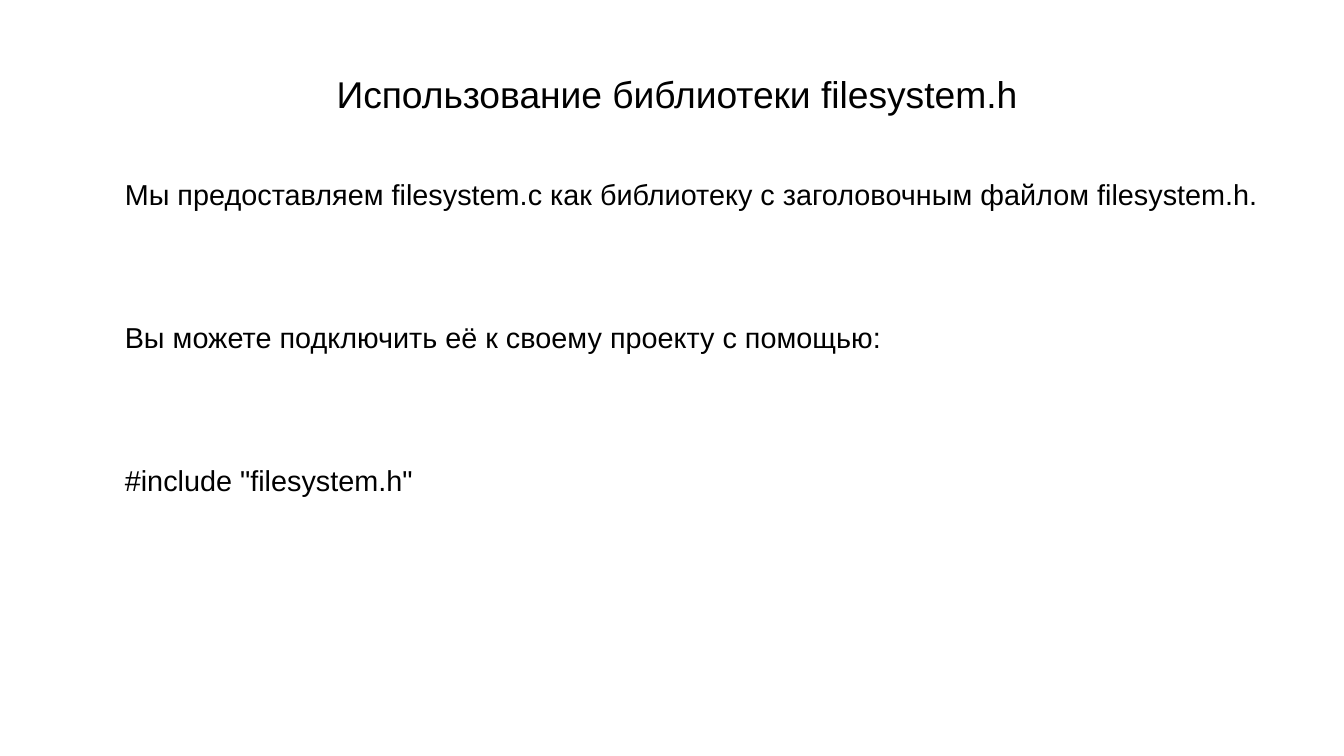
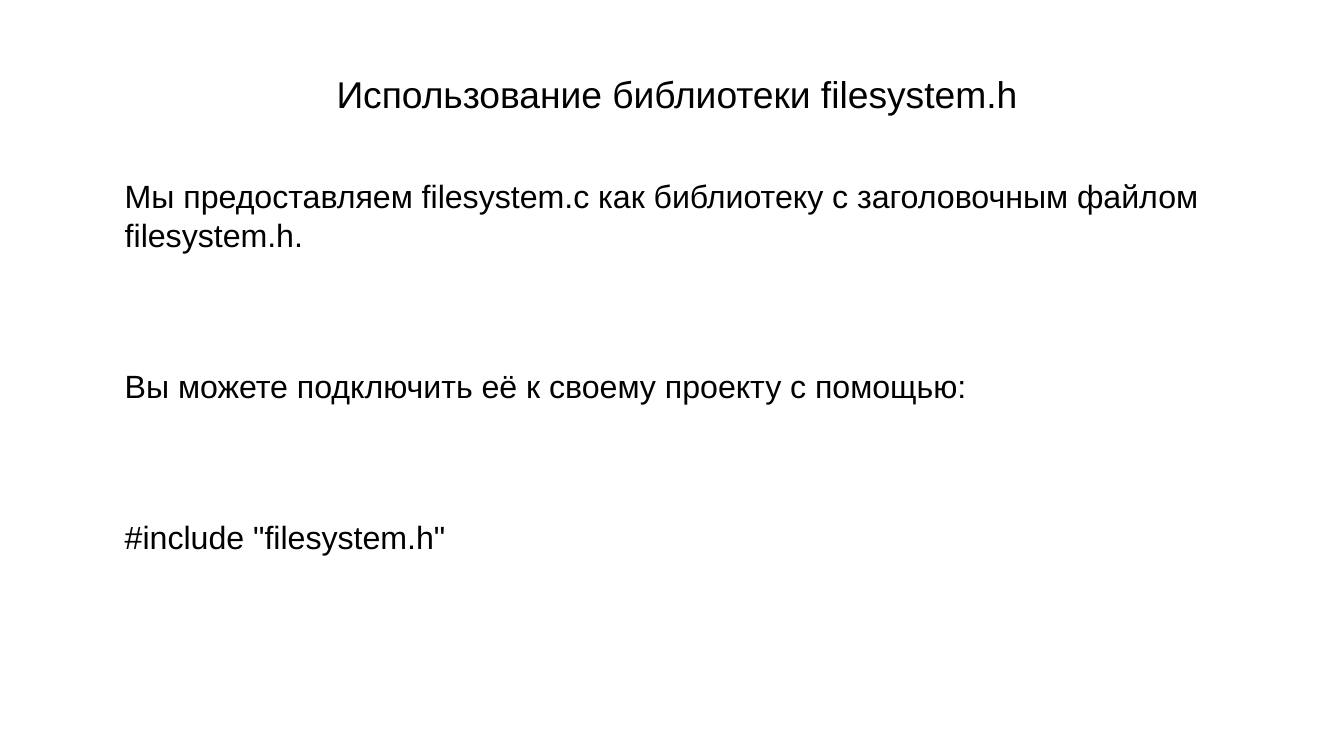
Before and after one commit to Cordisss/FileSystem, a slide deck: slide 4 of Presentation.odp. Drawn at 1344x756 pixels with LibreOffice and Linux fonts; fonts in the diff are those of the drawing; background and template pictures are left out. Boxes give left, top, right and bottom in pixels: in the first picture for what was removed or moved away, otherwise in the second. Text is boxed around its words. In the diff, an @@ line names an element or a change of style, - is before the commit and + after.

```diff
--- a/Presentation.odp
+++ b/Presentation.odp
@@ text "Мы предоставляем filesystem.c как библиотеку ..." at box(125, 184, 1198, 556): size 17 to 19 pt @@
```
Also in this commit, not shown: 1 other slide changed, 2 slides added.
